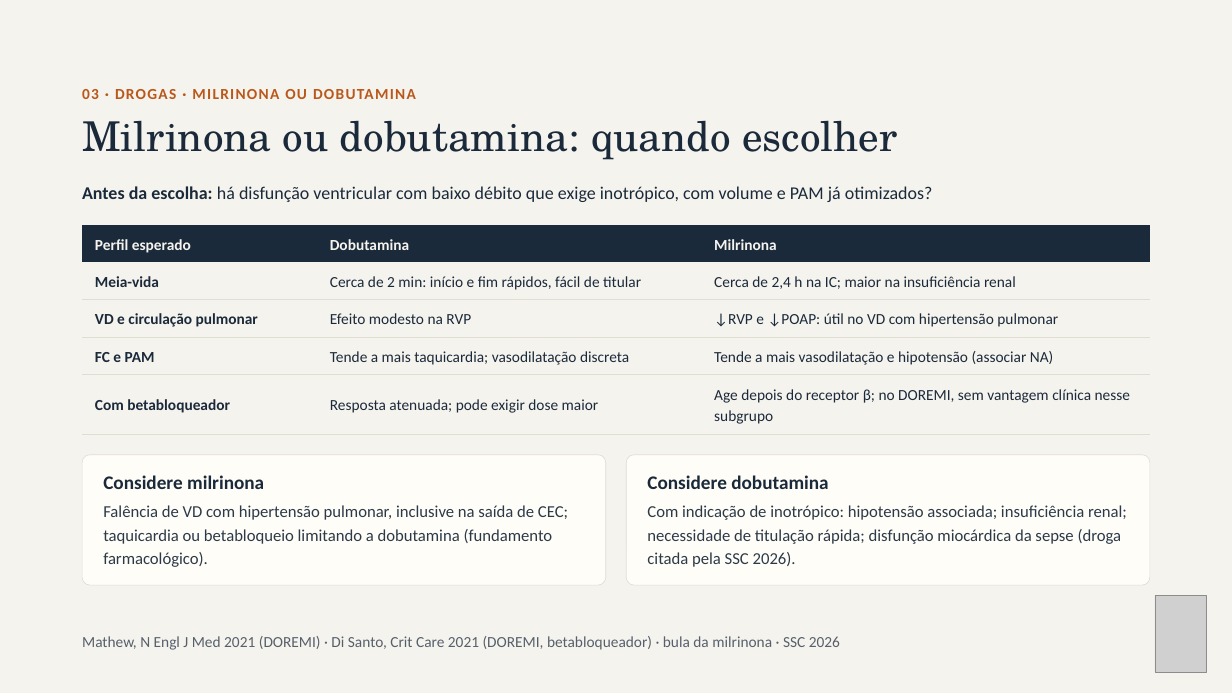
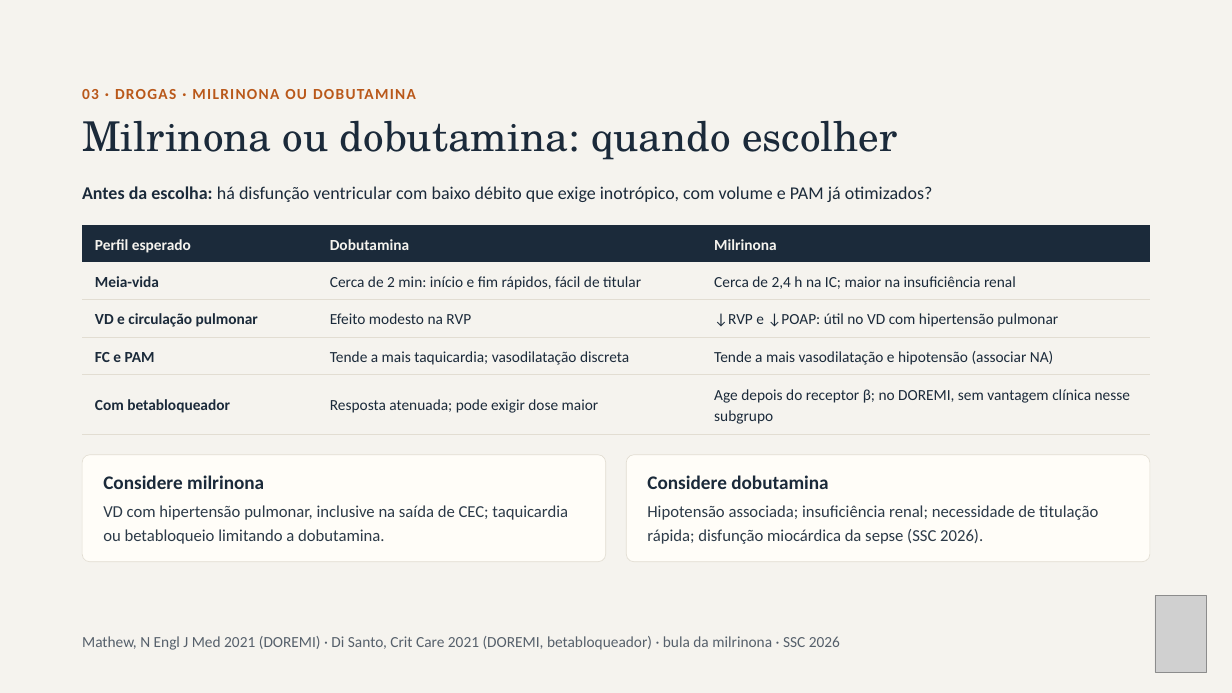
Before and after one commit to brunomoraesdubois-bit/Bruno, a slide deck: slide 11 of apresentacao/Aminas_Vasoativas.pptx (slide 12 before the commit). Drawn at 1232x693 pixels with LibreOffice and Linux fonts; fonts in the diff are those of the drawing; grey boxes stand for pictures. Boxes give left, top, right and bottom in pixels: in the first picture for what was removed or moved away, otherwise in the second. Text is boxed around its words. In the diff, an @@ line names an element or a change of style, - is before the commit and + after.

```diff
--- a/apresentacao/Aminas_Vasoativas.pptx
+++ b/apresentacao/Aminas_Vasoativas.pptx
@@ rounded rectangle: place and size @@
-rounded rectangle at bbox=[82, 455, 606, 585]
+rounded rectangle at bbox=[82, 455, 606, 562]
@@ rounded rectangle at bbox=[82, 455, 606, 562]: proportions changed @@
@@ rounded rectangle at bbox=[627, 455, 1151, 562]: proportions changed @@
@@ rounded rectangle: place and size @@
-rounded rectangle at bbox=[627, 455, 1151, 585]
+rounded rectangle at bbox=[627, 455, 1151, 562]
@@ text at bbox=[103, 505, 568, 544]: text changed @@
-Falência de VD com hipertensão pulmonar, inclusive na saída de CEC; taquicardia ou betabloqueio limitando a dobutamina (fundamento farmacológico).
+VD com hipertensão pulmonar, inclusive na saída de CEC; taquicardia ou betabloqueio limitando a dobutamina.
@@ text at bbox=[647, 505, 1098, 544]: text changed @@
-Com indicação de inotrópico: hipotensão associada; insuficiência renal; necessidade de titulação rápida; disfunção miocárdica da sepse (droga citada pela SSC 2026).
+Hipotensão associada; insuficiência renal; necessidade de titulação rápida; disfunção miocárdica da sepse (SSC 2026).
```
Also in this commit, not shown: 16 other slides changed, 26 other files.
